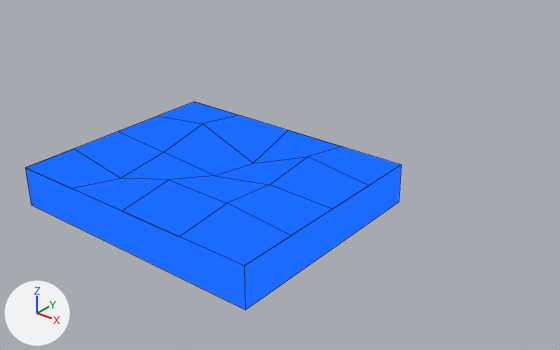
A saved change to the Blender file Model/water.blend.
Camera for both pictures: a camera (50 mm lens) standing at (23.3, -24.1, 16.7) and looking at (-0.8, 6.0, -2.0). Lighting does not change. The marker at lower left points along +X, +Y and +Z. Mesh edges are drawn as thin lines.

The scene before the commit, as lines of its bpy script (objects in view):
```python
mat_material = bpy.data.materials.new('Material')
mat_material.use_nodes = True; mat_material.node_tree.nodes.clear()
_N = mat_material.node_tree.nodes; _L = mat_material.node_tree.links
n0 = _N.new('ShaderNodeOutputMaterial'); n0.name = 'Material Output'
n1 = _N.new('ShaderNodeValToRGB'); n1.name = 'ColorRamp'
n1.color_ramp.interpolation = 'CONSTANT'
while len(n1.color_ramp.elements) > 1: n1.color_ramp.elements.remove(n1.color_ramp.elements[-1])
n1.color_ramp.elements[0].position = 0.159; n1.color_ramp.elements[0].color = (0.0117, 0.147, 1.0, 1.0)
_e = n1.color_ramp.elements.new(0.909); _e.color = (0.259, 0.67, 1.0, 1.0)
n1.inputs[0].default_value = 0.7  # 'Factor'
_L.new(n1.outputs[0], n0.inputs[0])  # 'Color' to 'Surface'
me_cube = bpy.data.meshes.new('Cube')
me_cube.from_pydata(...)  # 41 vertices, 25 faces; spans x -1.0..1.0, y -1.0..1.0, z -1.0..1.48
me_cube.materials.append(mat_material)
ob_cube = bpy.data.objects.new('Cube', me_cube)
ob_cube.location = (0.0, 0.0, 0.0)
ob_cube.scale = (6.86, 5.69, 1.0)
```
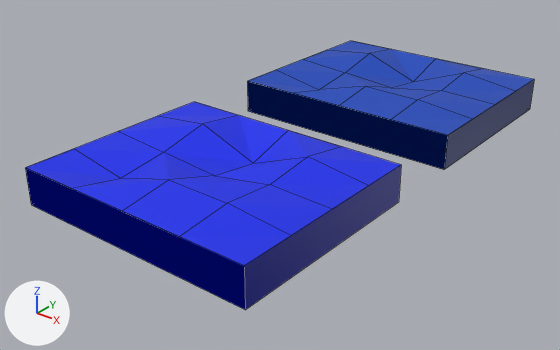
Boxes [x1, y1, x2, y2] around the edits, measured in the pictures (560 x 350 px):
```json
{"object": "Cube", "change": "recoloured", "before": [25, 102, 401, 310], "after": [25, 102, 401, 310]}
{"object": "Cube.001", "change": "added", "after": [247, 41, 534, 170]}
```

The change, as JSON lines over the scene's bpy script:
```json
{"op": "add", "block": "mat_material", "code": "n2 = _N.new('ShaderNodeBsdfPrincipled'); n2.name = 'Principled BSDF'"}
{"op": "add", "block": "mat_material", "code": "n2.distribution = 'GGX'"}
{"op": "add", "block": "mat_material", "code": "n2.subsurface_method = 'RANDOM_WALK_SKIN'"}
{"block": "mat_material", "where": "n1 = _N.new('ShaderNodeValToRGB'); n1.name = 'ColorRamp'"}
{"op": "remove", "block": "mat_material", "code": "n1.color_ramp.interpolation = 'CONSTANT'"}
{"op": "remove", "block": "mat_material", "code": "n1.color_ramp.elements[0].position = 0.159; n1.color_ramp.elements[0].color = (0.0117, 0.147, 1.0, 1.0)"}
{"op": "remove", "block": "mat_material", "code": "_e = n1.color_ramp.elements.new(0.909); _e.color = (0.259, 0.67, 1.0, 1.0)"}
{"op": "add", "block": "mat_material", "code": "n1.color_ramp.elements[0].position = 0.0; n1.color_ramp.elements[0].color = (0.00402, 0.063, 0.503, 1.0)"}
{"op": "add", "block": "mat_material", "code": "_e = n1.color_ramp.elements.new(1.0); _e.color = (0.0, 0.00323, 1.0, 1.0)"}
{"block": "mat_material", "where": "n0 = _N.new('ShaderNodeOutputMaterial'); n0.name = 'Material Output'"}
{"op": "remove", "block": "mat_material", "code": "_L.new(n1.outputs[0], n0.inputs[0])  # 'Color' to 'Surface'"}
{"op": "add", "block": "mat_material", "code": "_L.new(n2.outputs[0], n0.inputs[0])  # 'BSDF' to 'Surface'"}
{"op": "add", "block": "mat_material", "code": "_L.new(n1.outputs[0], n2.inputs[0])  # 'Color' to 'Base Color'"}
{"op": "add", "block": "mat_material_001", "code": ["mat_material_001 = bpy.data.materials.new('Material.001')", "mat_material_001.use_nodes = True; mat_material_001.node_tree.nodes.clear()", "_N = mat_material_001.node_tree.nodes; _L = mat_material_001.node_tree.links", "n0 = _N.new('ShaderNodeBsdfPrincipled'); n0.name = 'Principled BSDF'", "n0.distribution = 'GGX'", "n0.subsurface_method = 'RANDOM_WALK_SKIN'", "n1 = _N.new('ShaderNodeOutputMaterial'); n1.name = 'Material Output'", "n2 = _N.new('ShaderNodeRGB'); n2.name = 'RGB'", "n2.outputs[0].default_value = (0.00402, 0.063, 0.503, 1.0)  # 'Color', blue #0d47bc", "_L.new(n0.outputs[0], n1.inputs[0])  # 'BSDF' to 'Surface'", "_L.new(n2.outputs[0], n0.inputs[0])  # 'Color' to 'Base Color'"]}
{"op": "add", "block": "me_cube_001", "code": ["me_cube_001 = bpy.data.meshes.new('Cube.001')", "me_cube_001.from_pydata(...)  # 41 vertices, 25 faces; spans x -1.0..1.0, y -1.0..1.0, z -1.0..1.48", "me_cube_001.materials.append(mat_material_001)"]}
{"op": "add", "block": "ob_cube_001", "code": ["ob_cube_001 = bpy.data.objects.new('Cube.001', me_cube_001)", "ob_cube_001.location = (0.0, 16.04, 0.0)", "ob_cube_001.scale = (6.86, 5.69, 1.0)"]}
```
